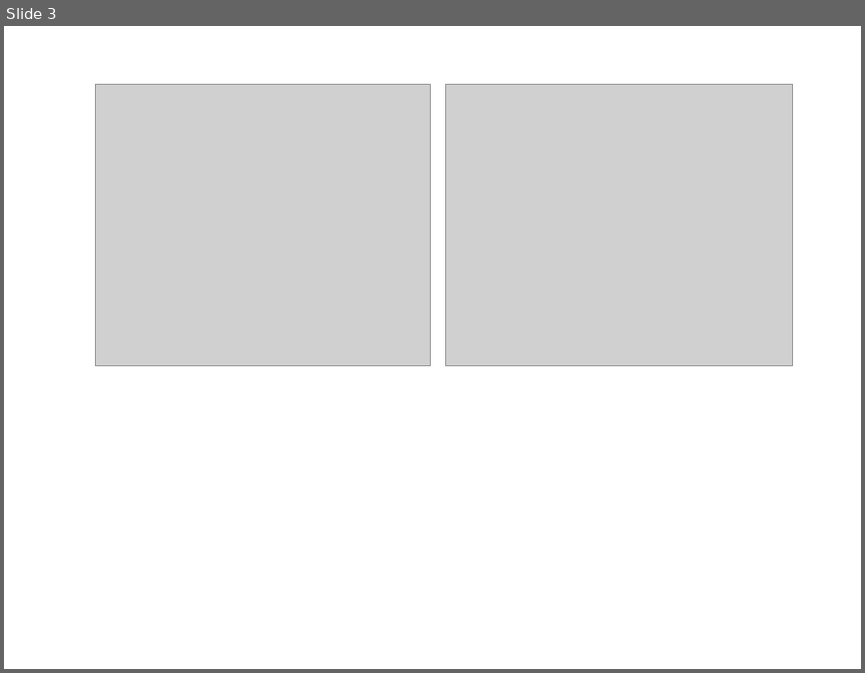
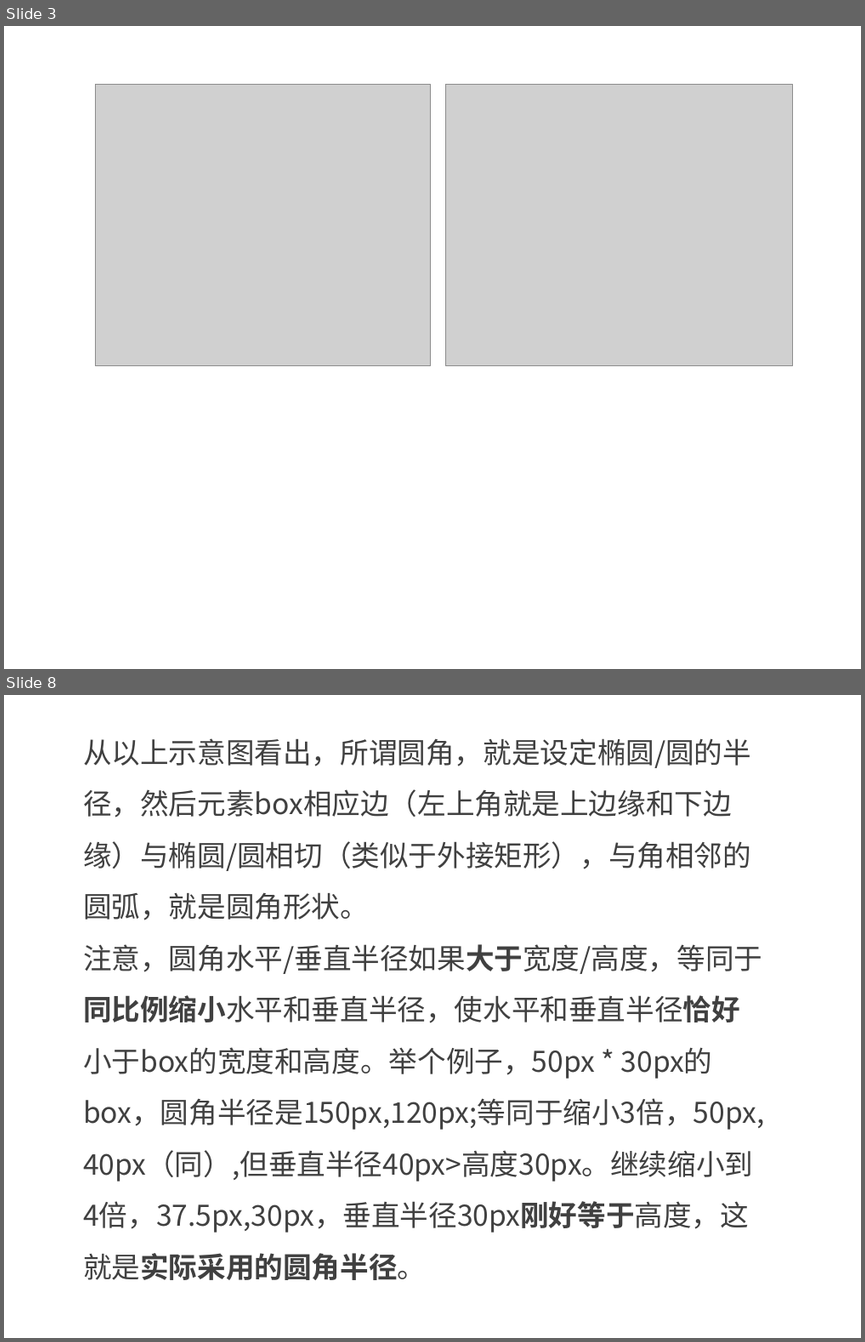
Before and after one commit to kong66/webAni, a slide deck: 7-neon2/neon2.pptx. Shown one above the other, each under a label of ours: slide 3 before the commit, slides 3 and 8 after it; the slides between them are not shown. The pictures are 865x673 and 865x1342 pixels, drawn with LibreOffice and Linux fonts; fonts in the diff are those of the drawing; grey boxes stand for pictures. Boxes give left, top, right and bottom in pixels: in the first picture for what was removed or moved away, otherwise in the second. Text is boxed around its words. In the diff, an @@ line names an element or a change of style, - is before the commit and + after.

```diff
--- a/7-neon2/neon2.pptx
+++ b/7-neon2/neon2.pptx
@@ slide 8 added at (x1=4, y1=695, x2=861, y2=1338), background #FFFFFF @@
@@ text added at (x1=83, y1=738, x2=764, y2=1280), 24 pt, text #404040 @@
+从以上示意图看出，所谓圆角，就是设定椭圆/圆的半径，然后元素box相应边（左上角就是上边缘和下边缘）与椭圆/圆相切（类似于外接矩形），与角相邻的圆弧，就是圆角形状。
+注意，圆角水平/垂直半径如果大于宽度/高度，等同于同比例缩小水平和垂直半径，使水平和垂直半径恰好小于box的宽度和高度。举个例子，50px * 30px的box，圆角半径是150px,120px;等同于缩小3倍，50px, 40px（同）,但垂直半径40px>高度30px。继续缩小到4倍，37.5px,30px，垂直半径30px刚好等于高度，这就是实际采用的圆角半径。
```
Also in this commit, not shown: 13 slides changed, 20 other slides added, 6 slides removed, 4 other files.
